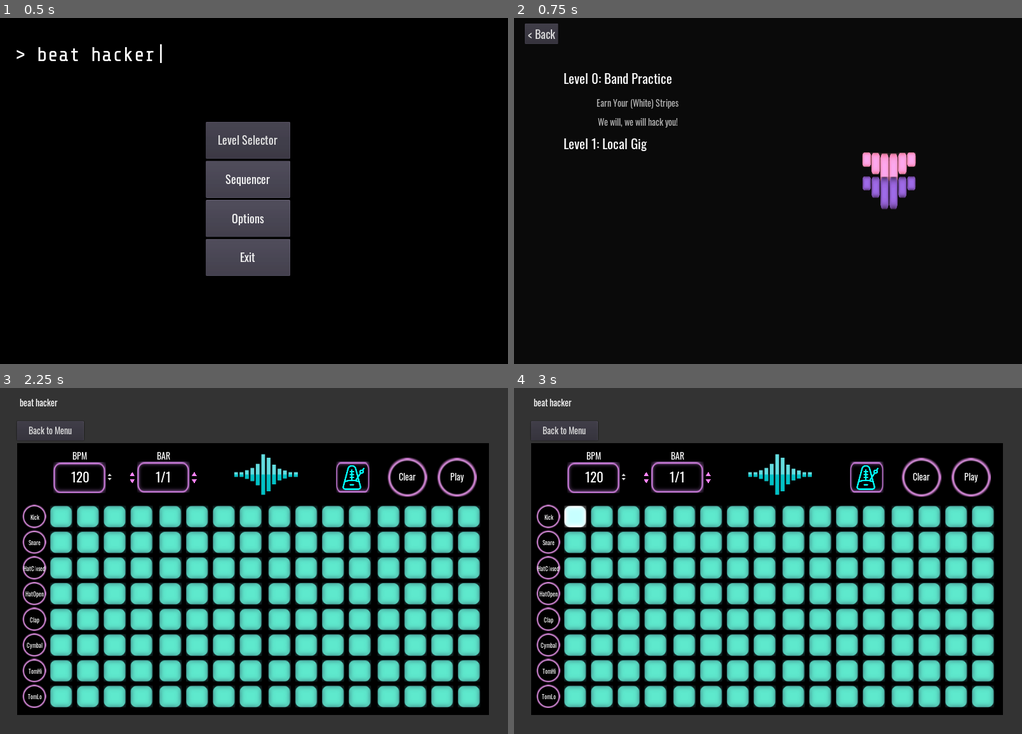
Above: before the commit, frames 1-4 (two rows, left to right).
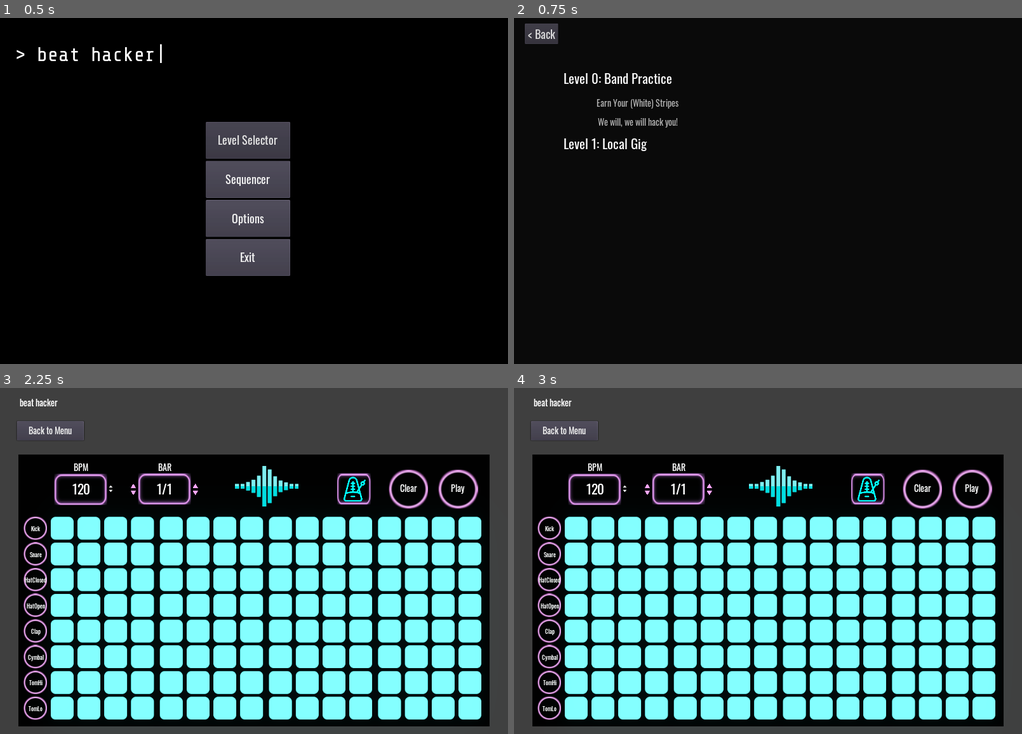
Above: after the commit, the same moments.

Repository: mdructor/beat_hacker
Game: Godot game, scene res://Assets/Scenes/MainMenu.tscn
The game is run twice, just before and just after one commit, with the same random seed, the same clock (stepped at 60 frames per second) and the same inputs.
Inputs (mouse positions are in pixels of both pictures, inside the frame that each line leads up to):
- Up to frame 1 (0.5 s): no input
- Up to frame 2 (0.75 s): click "Level Selector" at 0.5 s
- Up to frame 3 (2.25 s): click "< Back" at 1.25 s; click "Sequencer" at 2 s
- Up to frame 4 (3 s): click (574, 516) at 2.77 s

Frame 1 is identical in both runs. In frame 2, 1.3% of the frame differs, in the area x 68-80%, y 38-56%; in frame 3, 56%; in frame 4, 56%, in the area x 3-97%, y 3-98%.

Commit message:
Change sequencer buttons to natural glow
Starting process of converting sequencer textures to normal and let
Godot handle glow effect

Diff:
--- /dev/null
+++ b/Assets/Scenes/GlowEnvironment.tres
@@ -0,0 +1,10 @@
+[gd_resource type="Environment" format=2]
+
+[resource]
+background_mode = 4
+tonemap_mode = 2
+glow_enabled = true
+glow_levels/4 = true
+glow_strength = 1.03
+glow_blend_mode = 0
+glow_bicubic_upscale = true
--- a/Assets/Scenes/LevelSelect.tscn
+++ b/Assets/Scenes/LevelSelect.tscn
@@ -1,10 +1,9 @@
-[gd_scene load_steps=12 format=2]
+[gd_scene load_steps=11 format=2]
 
 [ext_resource path="res://Assets/Scripts/LevelSelect.gd" type="Script" id=1]
 [ext_resource path="res://Assets/Fonts/oswald_bpm.tres" type="DynamicFont" id=2]
 [ext_resource path="res://Assets/Fonts/oswald_top_ui.tres" type="DynamicFont" id=3]
 [ext_resource path="res://Assets/Fonts/oswald24.tres" type="DynamicFont" id=4]
-[ext_resource path="res://Assets/Scenes/AudioVisuailizer.tscn" type="PackedScene" id=5]
 
 [sub_resource type="Theme" id=1]
 
@@ -67,6 +66,9 @@
 margin_bottom = 115.0
 rect_min_size = Vector2( 300, 500 )
 scroll_horizontal_enabled = false
+__meta__ = {
+"_edit_use_anchors_": false
+}
 
 [node name="VBoxContainer" type="VBoxContainer" parent="ScrollContainer"]
 margin_right = 300.0
@@ -74,9 +76,6 @@
 rect_min_size = Vector2( 300, 500 )
 
 [node name="SamplePlayer" type="AudioStreamPlayer" parent="."]
-
-[node name="AudioVisuailizer" parent="." instance=ExtResource( 5 )]
-position = Vector2( 701.31, 260.215 )
 
 [node name="StartLevelBtn" type="Button" parent="."]
 visible = false
--- a/Assets/Scenes/MainMenu.tscn
+++ b/Assets/Scenes/MainMenu.tscn
@@ -4,15 +4,7 @@
 [ext_resource path="res://Assets/Fonts/sharetechbig.tres" type="DynamicFont" id=2]
 [ext_resource path="res://Assets/Fonts/oswald24.tres" type="DynamicFont" id=3]
 [ext_resource path="res://Assets/Images/background.jpg" type="Texture" id=4]
-
-[sub_resource type="Environment" id=1]
-background_mode = 4
-tonemap_mode = 2
-glow_enabled = true
-glow_levels/4 = true
-glow_strength = 1.03
-glow_blend_mode = 0
-glow_bicubic_upscale = true
+[ext_resource path="res://Assets/Scenes/GlowEnvironment.tres" type="Environment" id=5]
 
 [node name="MainMenu" type="Node2D"]
 script = ExtResource( 1 )
@@ -89,7 +81,7 @@
 [node name="FunContainer" type="Node2D" parent="CanvasLayer"]
 
 [node name="WorldEnvironment" type="WorldEnvironment" parent="CanvasLayer"]
-environment = SubResource( 1 )
+environment = ExtResource( 5 )
 [connection signal="pressed" from="VBoxContainer/LevelSelectButton" to="." method="_on_LevelSelectButton_pressed"]
 [connection signal="pressed" from="VBoxContainer/SequencerButton" to="." method="_on_SequencerButton_pressed"]
 [connection signal="pressed" from="VBoxContainer/ExitButton" to="." method="_on_ExitButton_pressed"]
--- a/Assets/Scenes/SequenceButton.tscn
+++ b/Assets/Scenes/SequenceButton.tscn
@@ -1,7 +1,7 @@
 [gd_scene load_steps=3 format=2]
 
 [ext_resource path="res://Assets/Scripts/SequenceButton.gd" type="Script" id=1]
-[ext_resource path="res://Assets/Images/blue_square.png" type="Texture" id=2]
+[ext_resource path="res://Assets/Images/sequencerbutton.png" type="Texture" id=3]
 
 [node name="SequenceButton" type="Control"]
 margin_right = 48.0
@@ -12,9 +12,10 @@
 }
 
 [node name="MainButton" type="TextureButton" parent="."]
+modulate = Color( 0.34, 1, 1.01, 1 )
 margin_right = 48.0
 margin_bottom = 48.0
-texture_normal = ExtResource( 2 )
+texture_normal = ExtResource( 3 )
 __meta__ = {
 "_edit_use_anchors_": false
 }
@@ -25,7 +26,7 @@
 margin_right = 72.0
 margin_bottom = 48.0
 rect_scale = Vector2( 0.5, 1 )
-texture_normal = ExtResource( 2 )
+texture_normal = ExtResource( 3 )
 
 [node name="PopupMenu" type="PopupMenu" parent="."]
 margin_right = 20.0
--- a/Assets/Scenes/Sequencer.tscn
+++ b/Assets/Scenes/Sequencer.tscn
@@ -446,12 +446,13 @@
 WindowDialog/icons/close_highlight = null
 WindowDialog/styles/panel = null
 
-[node name="Sequencer" type="ColorRect"]
-margin_right = 945.757
+[node name="Sequencer" type="Node2D"]
+script = ExtResource( 1 )
+
+[node name="ColorRect" type="ColorRect" parent="."]
+modulate = Color( 0.00392157, 0.00392157, 0.00392157, 1 )
+margin_right = 950.0
 margin_bottom = 550.0
-rect_min_size = Vector2( 950, 550 )
-color = Color( 0, 0, 0, 1 )
-script = ExtResource( 1 )
 __meta__ = {
 "_edit_use_anchors_": false
 }
--- a/Assets/Scenes/SequencerView.tscn
+++ b/Assets/Scenes/SequencerView.tscn
@@ -1,8 +1,9 @@
-[gd_scene load_steps=4 format=2]
+[gd_scene load_steps=5 format=2]
 
 [ext_resource path="res://Assets/Scripts/SequencerView.gd" type="Script" id=1]
 [ext_resource path="res://Assets/Scenes/Sequencer.tscn" type="PackedScene" id=2]
 [ext_resource path="res://Assets/Fonts/oswald_top_ui.tres" type="DynamicFont" id=3]
+[ext_resource path="res://Assets/Scenes/GlowEnvironment.tres" type="Environment" id=4]
 
 [node name="SequencerView" type="Node2D"]
 script = ExtResource( 1 )
@@ -13,10 +14,7 @@
 color = Color( 0.203922, 0.203922, 0.203922, 1 )
 
 [node name="Sequencer" parent="ColorRect" instance=ExtResource( 2 )]
-margin_left = 35.4242
-margin_top = 111.067
-margin_right = 985.424
-margin_bottom = 661.067
+position = Vector2( 37.2247, 134.786 )
 
 [node name="Label" type="Label" parent="ColorRect"]
 margin_left = 39.6669
@@ -33,4 +31,7 @@
 margin_bottom = 106.0
 custom_fonts/font = ExtResource( 3 )
 text = "Back to Menu"
+
+[node name="WorldEnvironment" type="WorldEnvironment" parent="."]
+environment = ExtResource( 4 )
 [connection signal="pressed" from="BackButton" to="." method="_on_BackButton_pressed"]
--- a/Assets/Scripts/MainMenu.gd
+++ b/Assets/Scripts/MainMenu.gd
@@ -44,7 +44,7 @@
 func funButtonTick():
 	# spawn new ones
 	var toSpawn = []
-	for i in range(7):
+	for _i in range(7):
 		toSpawn.append((int(rand_range(0, 2)) == 1))
 	for y in range(7):
 		if toSpawn[y]:
--- a/Assets/Scripts/SequenceButton.gd
+++ b/Assets/Scripts/SequenceButton.gd
@@ -1,13 +1,15 @@
 extends Control
 
-var _blueSquareDown = preload("res://Assets/Images/blue_square_down.png")
-var _blueSquare = preload("res://Assets/Images/blue_square.png")
-var _purpleSquare = preload("res://Assets/Images/purple_square.png")
-var _pinkSquare = preload("res://Assets/Images/pink_square.png")
+var _lightBlue = Color(0.4, 1, 1.01)
+var _light = Color(0.9, 1, 1.02)
+var _pink = Color(1.02, 0.45, 0.97)
+var _purple = Color(1.02, 0, .7)
+
 
 var state = load("res://Assets/Scripts/SequenceButtonState.gd").new()
 
 func _ready():
+	get_node("MainButton").modulate = _lightBlue
 	get_node("PopupMenu").add_check_item("Split")
 
 func _on_MainButton_pressed():
@@ -40,25 +42,25 @@
 		get_node("SplitButton").hide()
 		get_node("PopupMenu").set_item_checked(0, false)
 	if (state.state[0]):
-		get_node("MainButton").texture_normal = _blueSquareDown
+		get_node("MainButton").modulate = _light
 	else:
-		get_node("MainButton").texture_normal = _blueSquare
+		get_node("MainButton").modulate = _lightBlue
 	if (state.state[1]):
-		get_node("SplitButton").texture_normal = _blueSquareDown
+		get_node("SplitButton").modulate = _light
 	else:
-		get_node("SplitButton").texture_normal = _blueSquare
+		get_node("SplitButton").modulate = _lightBlue
 
 
 func _light_up(flag):
 	if (flag):
 		if (state.state[0]):
-			get_node("MainButton").texture_normal = _pinkSquare
+			get_node("MainButton").modulate = _pink
 		else:
-			get_node("MainButton").texture_normal = _purpleSquare
+			get_node("MainButton").modulate = _purple
 		if (state.state[1]):
-			get_node("SplitButton").texture_normal = _pinkSquare
+			get_node("SplitButton").modulate = _pink
 		else:
-			get_node("SplitButton").texture_normal = _purpleSquare
+			get_node("SplitButton").modulate = _purple
 	else:
 		updateView()
 
--- a/Assets/Scripts/Sequencer.gd
+++ b/Assets/Scripts/Sequencer.gd
@@ -1,4 +1,4 @@
-extends ColorRect
+extends Node2D
 
 var _TICKS_PER_BAR = 32    # (32nd notes)
 var _MAX_BARS = 4        # Maximum number of bars available to user
Binary file removed: Assets/Images/blue_square.png
Not shown, removed: Assets/Images/blue_square.png.import
Binary file removed: Assets/Images/blue_square_down.png
Not shown, removed: Assets/Images/blue_square_down.png.import
Binary file removed: Assets/Images/dark_blue_square.png
Not shown, removed: Assets/Images/dark_blue_square.png.import
Binary file removed: Assets/Images/pink_square.png
Binary file removed: Assets/Images/purple_square.png
Not shown, removed: Assets/Images/purple_square.png.import
Binary file removed: Assets/Images/red_square.png
Not shown, removed: Assets/Images/red_square.png.import
Binary file added: Assets/Images/sequencerbutton.png
(and 1 more such lines)
